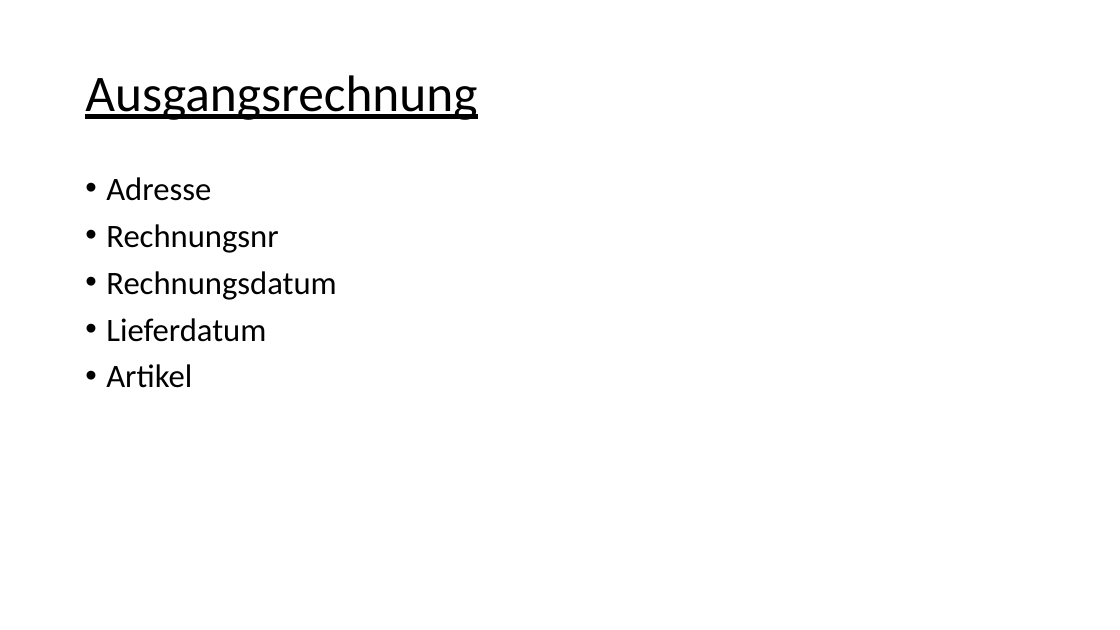
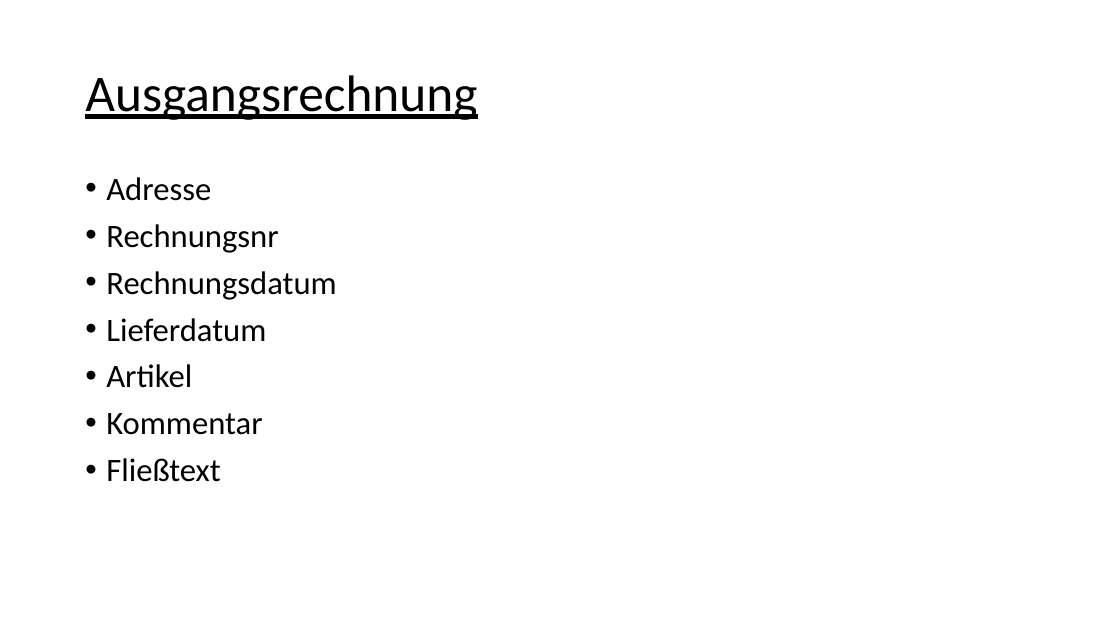
Before and after one commit to BPM-Technik/JetInv, a slide deck: slide 5 of JetInv.pptx. Drawn at 1120x630 pixels with LibreOffice and Linux fonts; fonts in the diff are those of the drawing. Boxes give left, top, right and bottom in pixels: in the first picture for what was removed or moved away, otherwise in the second. Text is boxed around its words. In the diff, an @@ line names an element or a change of style, - is before the commit and + after.

```diff
--- a/JetInv.pptx
+++ b/JetInv.pptx
@@ text at [106, 413, 262, 482]: paragraphs added @@
+• Kommentar
+• Fließtext
```
Also in this commit, not shown: 1 other slide changed, 4 other files.
